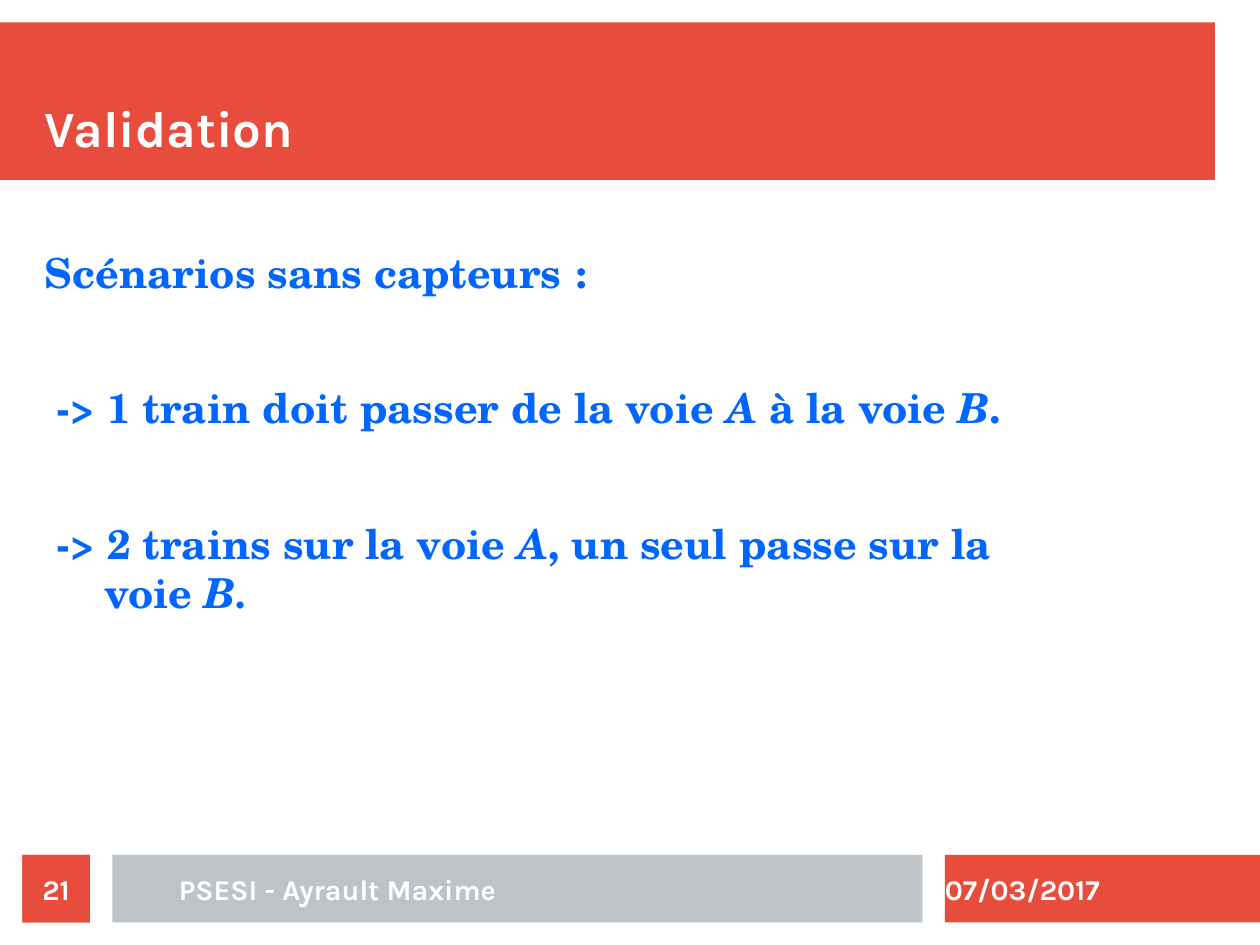
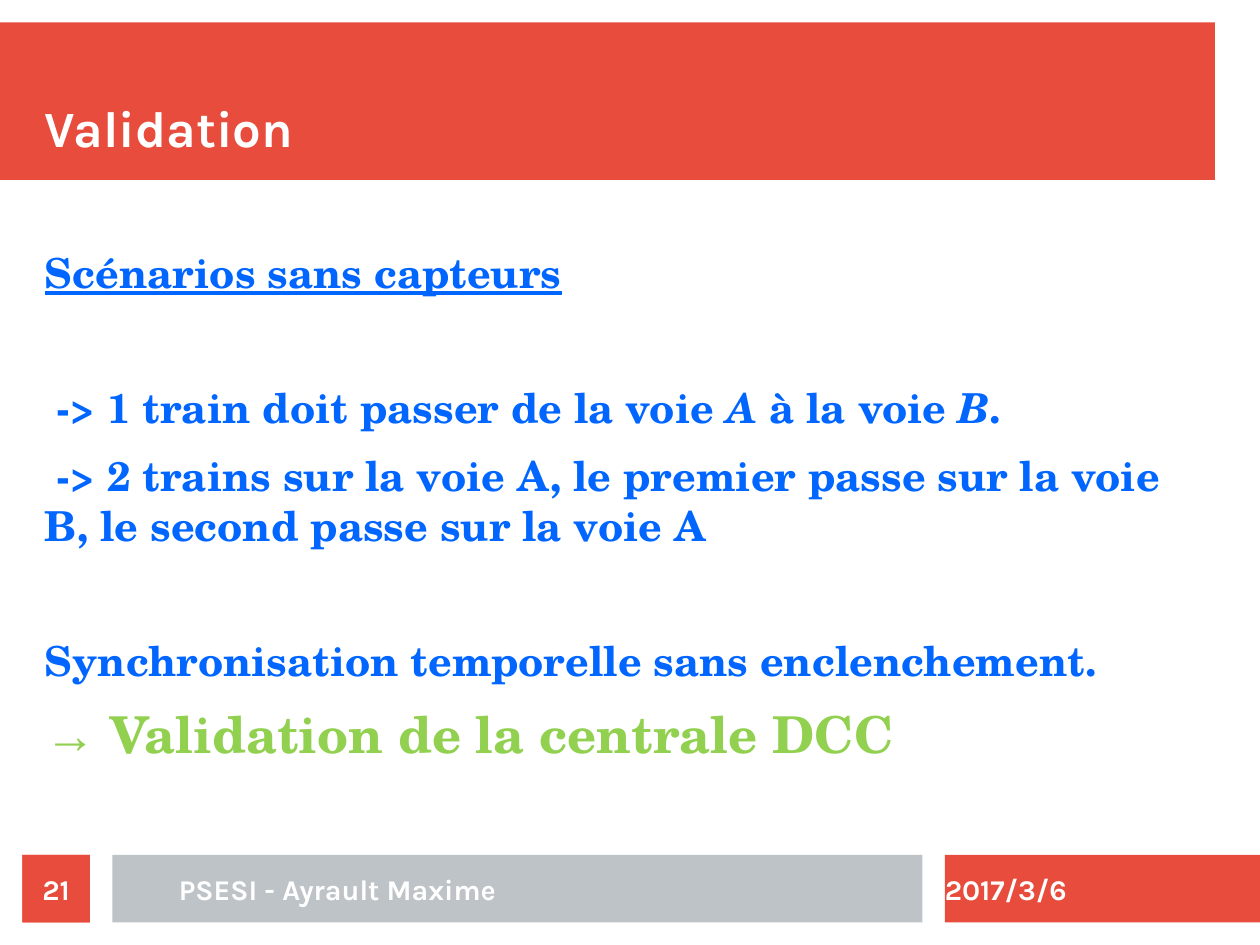
Before and after one commit to maximouth/CBI, a slide deck: slide 21 of Presentation/presentation.odp. Drawn at 1260x945 pixels with LibreOffice and Linux fonts; fonts in the diff are those of the drawing. Boxes give left, top, right and bottom in pixels: in the first picture for what was removed or moved away, otherwise in the second. Text is boxed around its words. In the diff, an @@ line names an element or a change of style, - is before the commit and + after.

```diff
--- a/Presentation/presentation.odp
+++ b/Presentation/presentation.odp
@@ text at [45,257,561,297]: text changed @@
-Scénarios sans capteurs :
+Scénarios sans capteurs
@@ text at [45,460,1159,754]: text changed @@
--> 2 trains sur la voie A, un seul passe sur la voie B.
+-> 2 trains sur la voie A, le premier passe sur la voie B, le second passe sur la voie A
+Synchronisation temporelle sans enclenchement.
+→ Validation de la centrale DCC
@@ text at [945,878,1067,903]: text changed @@
-07/03/2017
+2017/3/6
```
Also in this commit, not shown: 22 other slides changed.
